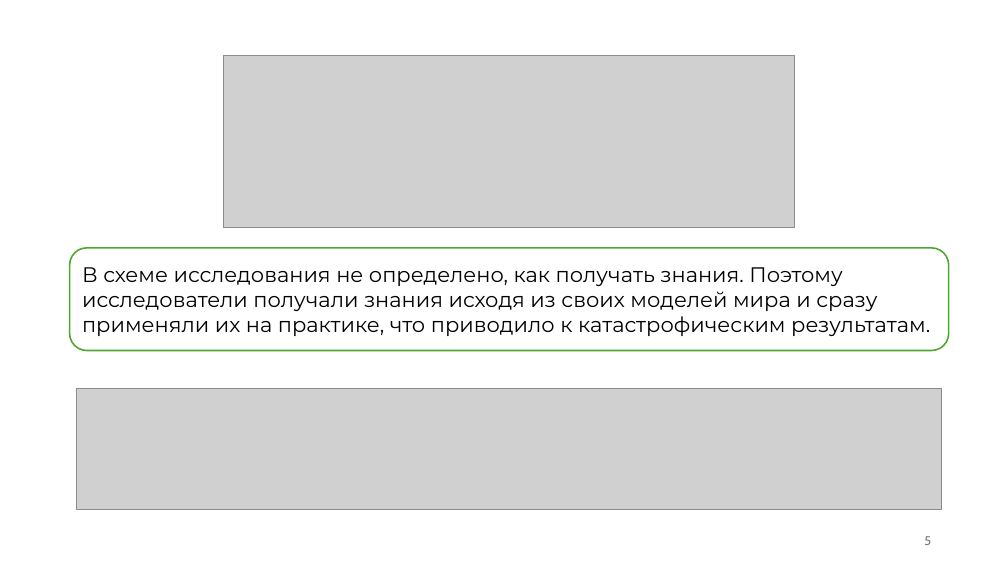
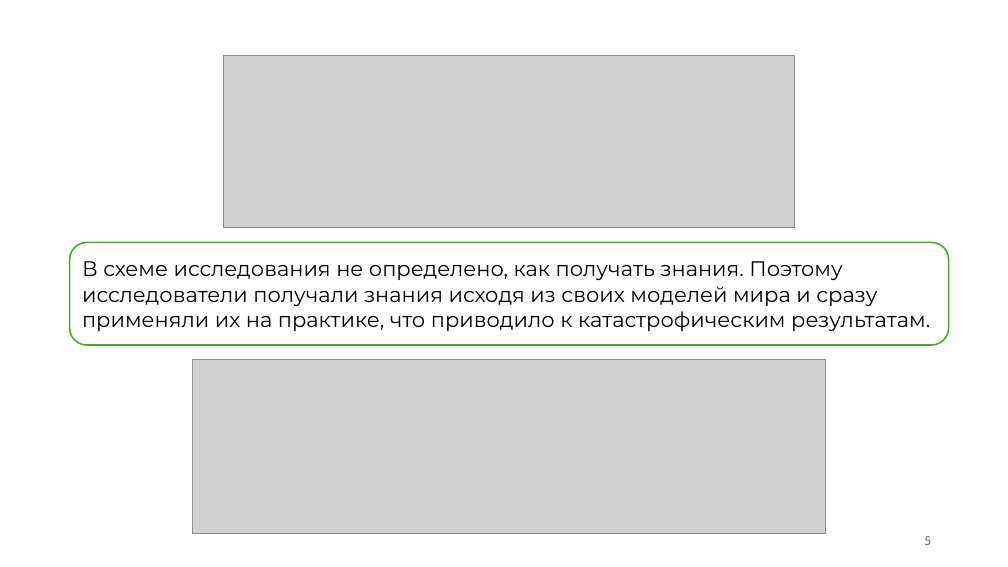
Before and after one commit to kuskas112/Labs, a slide deck: slide 5 of Основы системного анализа/lab1/lab1.pptx. Drawn at 1008x567 pixels with LibreOffice and Linux fonts; fonts in the diff are those of the drawing; grey boxes stand for pictures. Boxes give left, top, right and bottom in pixels: in the first picture for what was removed or moved away, otherwise in the second. Text is boxed around its words. In the diff, an @@ line names an element or a change of style, - is before the commit and + after.

```diff
--- a/Основы системного анализа/lab1/lab1.pptx
+++ b/Основы системного анализа/lab1/lab1.pptx
@@ rounded rectangle "В схеме исследования не определено, ...": place and size @@
-rounded rectangle "В схеме исследования не определено, ..." at (70, 248, 949, 351)
+rounded rectangle "В схеме исследования не определено, ..." at (70, 243, 949, 346)
@@ picture: place and size @@
-picture at (76, 389, 942, 509)
+picture at (193, 360, 826, 534)
```
Also in this commit, not shown: 3 other slides changed, 1 slide removed, 13 other files.
